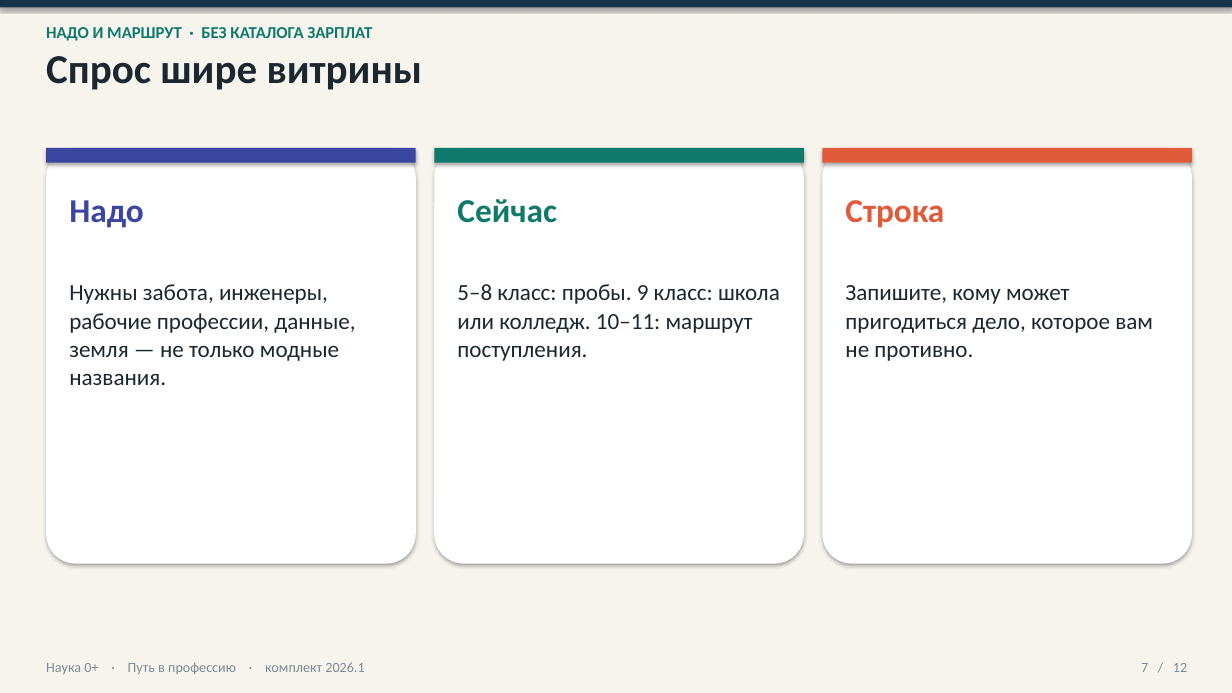
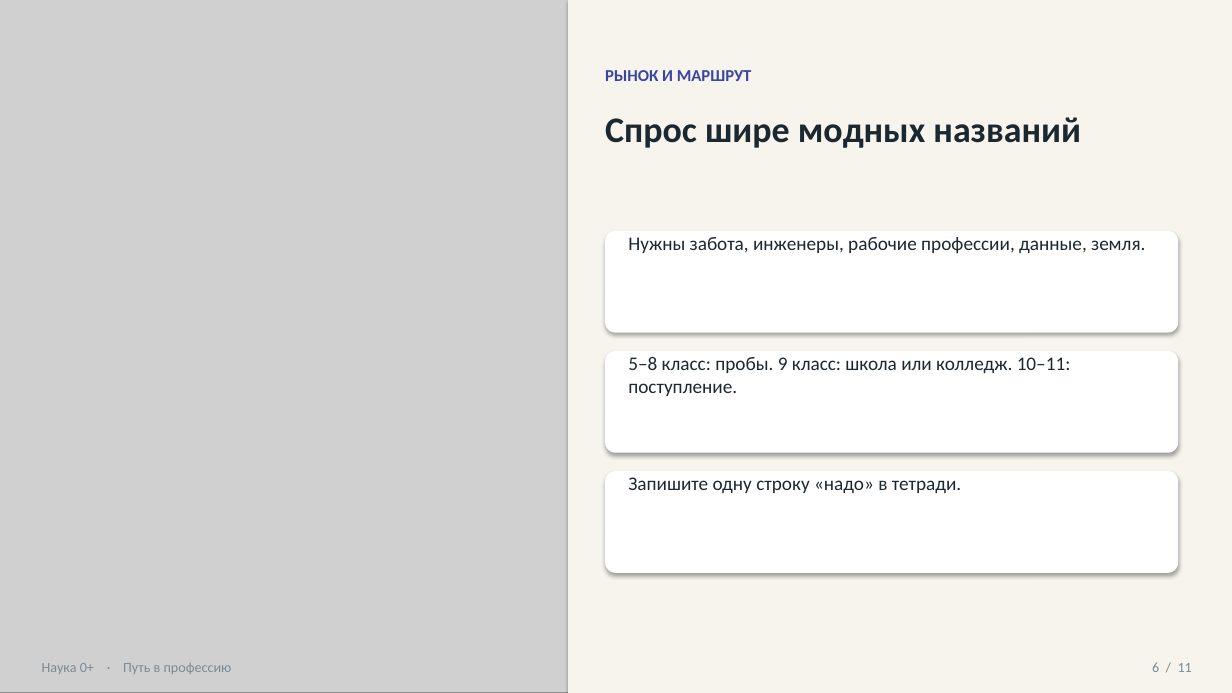
Before and after one commit to Sema917/-tourism, a slide deck: slide 6 of materials/Путь_в_профессию_презентация_20_минут.pptx (slide 7 before the commit). Drawn at 1232x693 pixels with LibreOffice and Linux fonts; fonts in the diff are those of the drawing; grey boxes stand for pictures. Boxes give left, top, right and bottom in pixels: in the first picture for what was removed or moved away, otherwise in the second. Text is boxed around its words. In the diff, an @@ line names an element or a change of style, - is before the commit and + after.

```diff
--- a/materials/Путь_в_профессию_презентация_20_минут.pptx
+++ b/materials/Путь_в_профессию_презентация_20_минут.pptx
@@ rectangle removed at (0, 0, 1232, 7) @@
@@ picture added at (0, 0, 592, 693) @@
@@ text removed at (46, 27, 372, 41) @@
-НАДО И МАРШРУТ · БЕЗ КАТАЛОГА ЗАРПЛАТ
@@ rectangle added at (568, 0, 1232, 693), fill #F7F4EE @@
@@ text at (605, 70, 752, 81): text changed; size 32 to 13 pt; text colour #1C2830 to #3A46A0 @@
-Спрос шире витрины
+РЫНОК И МАРШРУТ
@@ text added at (605, 117, 1081, 148), 28 pt, text #1C2830, bold @@
+Спрос шире модных названий
@@ rounded rectangle removed at (46, 148, 416, 564) @@
@@ rectangle removed at (46, 148, 416, 163) @@
@@ rounded rectangle removed at (434, 148, 804, 564) @@
@@ rectangle removed at (434, 148, 804, 163) @@
@@ rounded rectangle removed at (823, 148, 1192, 564) @@
@@ rectangle removed at (823, 148, 1192, 163) @@
@@ text removed at (69, 200, 143, 228) @@
-Надо
@@ text removed at (457, 199, 557, 223) @@
-Сейчас
@@ text removed at (845, 200, 944, 228) @@
-Строка
@@ rounded rectangle added at (605, 231, 1178, 333), fill #FFFFFF @@
@@ text at (628, 237, 1145, 253): text changed; size 18 to 15 pt @@
-Нужны забота, инженеры, рабочие профессии, данные, земля — не только модные названия.
+Нужны забота, инженеры, рабочие профессии, данные, земля.
@@ text removed at (845, 285, 1153, 361) @@
-Запишите, кому может пригодиться дело, которое вам не противно.
@@ rounded rectangle added at (605, 351, 1178, 453), fill #FFFFFF @@
@@ text at (628, 357, 1071, 396): text changed; size 18 to 15 pt @@
-5–8 класс: пробы. 9 класс: школа или колледж. 10–11: маршрут поступления.
+5–8 класс: пробы. 9 класс: школа или колледж. 10–11: поступление.
@@ rounded rectangle added at (605, 471, 1178, 573), fill #FFFFFF @@
@@ text added at (628, 477, 962, 493), 15 pt, text #1C2830 @@
+Запишите одну строку «надо» в тетради.
@@ text at (42, 663, 232, 674): text changed @@
-Наука 0+ · Путь в профессию · комплект 2026.1
+Наука 0+ · Путь в профессию
@@ text at (1152, 662, 1192, 672): text changed @@
-7 / 12
+6 / 11
```
Also in this commit, not shown: 4 other slides changed, 6 slides added, 7 slides removed, 19 other files.
